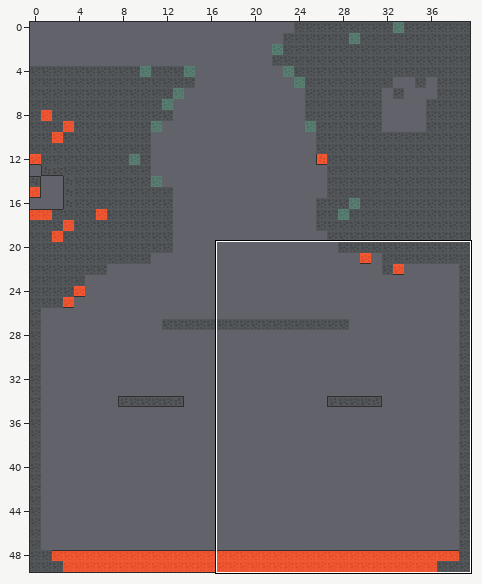
Tiled map, stored at js/maps/map12.tmx. The picture above shows the old version from afar; the outline marks the close-up.
Close-up. As it was:
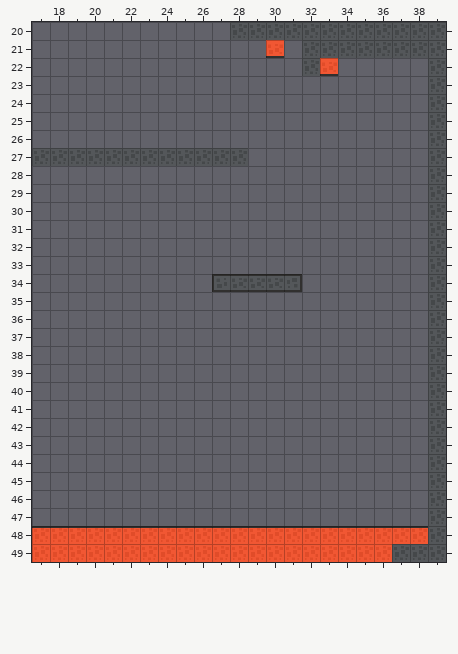
Cells are 20x20 px. Shown: x 17..39, y 20..49. The commit also changed other parts of the map, which this record leaves out.
The result:
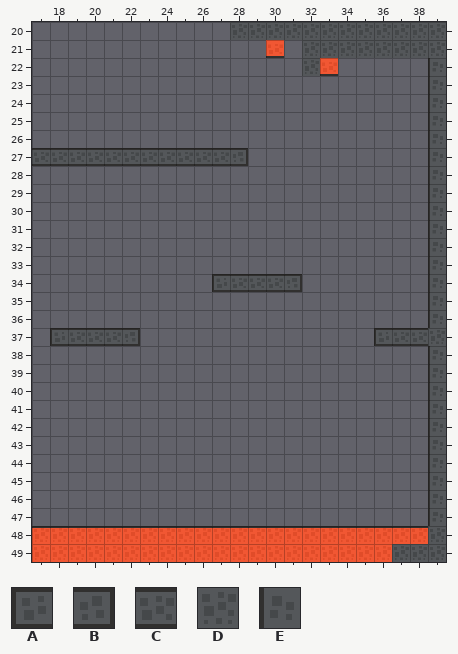
Key: from "tiles": A 4, B 17, C 30, D 43, E 147.
_ is an empty cell.
Tiles replaced or removed in this view: D.
Changes in this commit:
Changed rows in their new state; . is an unchanged cell.
Layer "platforms":
first column x 17:
22 ......................E
23 ......................E
24 ......................E
25 ......................E
26 ......................E
27 CCCCCCCCCCCB..........E
28 ......................E
29 ......................E
30 ......................E
31 ......................E
32 ......................E
33 ......................E
34 ......................E
35 ......................E
36 ......................E
37 .ACCCB.............ACC.
38 ......................E
39 ......................E
40 ......................E
41 ......................E
42 ......................E
43 ......................E
44 ......................E
45 ......................E
46 ......................E
47 ......................E
Pixel boxes of the changes (left, top, right, bottom) in both close-ups:
changed: (374, 58, 445, 526)
changed: (32, 148, 248, 166)
added: (50, 328, 140, 346)
